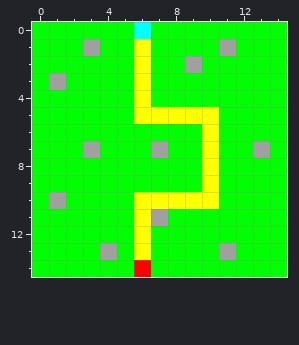
Edited in one commit: pixel-art sprite (NetTower/res/map_1.png). Above is the file before it was changed.
The file is 15x15 pixels.
Now the later version:
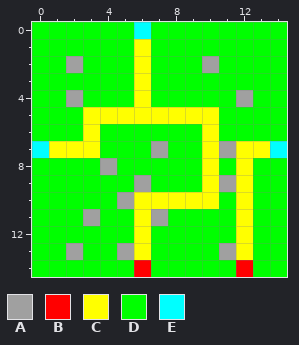
Palette (. is transparent): A #a0a0a0  B #ff0000  C #ffff00  D #00ff00  E #00ffff
The edit:
@@ x 0..14 @@
  0 DDDDDDEDDDDDDDD
- 1 DDDADDCDDDDADDD
- 2 DDDDDDCDDADDDDD
- 3 DADDDDCDDDDDDDD
- 4 DDDDDDCDDDDDDDD
- 5 DDDDDDCCCCCDDDD
- 6 DDDDDDDDDDCDDDD
- 7 DDDADDDADDCDDAD
- 8 DDDDDDDDDDCDDDD
- 9 DDDDDDDDDDCDDDD
-10 DADDDDCCCCCDDDD
-11 DDDDDDCADDDDDDD
-12 DDDDDDCDDDDDDDD
-13 DDDDADCDDDDADDD
-14 DDDDDDBDDDDDDDD
+ 1 DDDDDDCDDDDDDDD
+ 2 DDADDDCDDDADDDD
+ 3 DDDDDDCDDDDDDDD
+ 4 DDADDDCDDDDDADD
+ 5 DDDCCCCCCCCDDDD
+ 6 DDDCDDDDDDCDDDD
+ 7 ECCCDDDADDCACCE
+ 8 DDDDADDDDDCDCDD
+ 9 DDDDDDADDDCACDD
+10 DDDDDACCCCCDCDD
+11 DDDADDCADDDDCDD
+12 DDDDDDCDDDDDCDD
+13 DDADDACDDDDACDD
+14 DDDDDDBDDDDDBDD
Pixel boxes of the changes (left, top, right, bottom) in both pictures:
changed: (32, 39, 287, 277)
